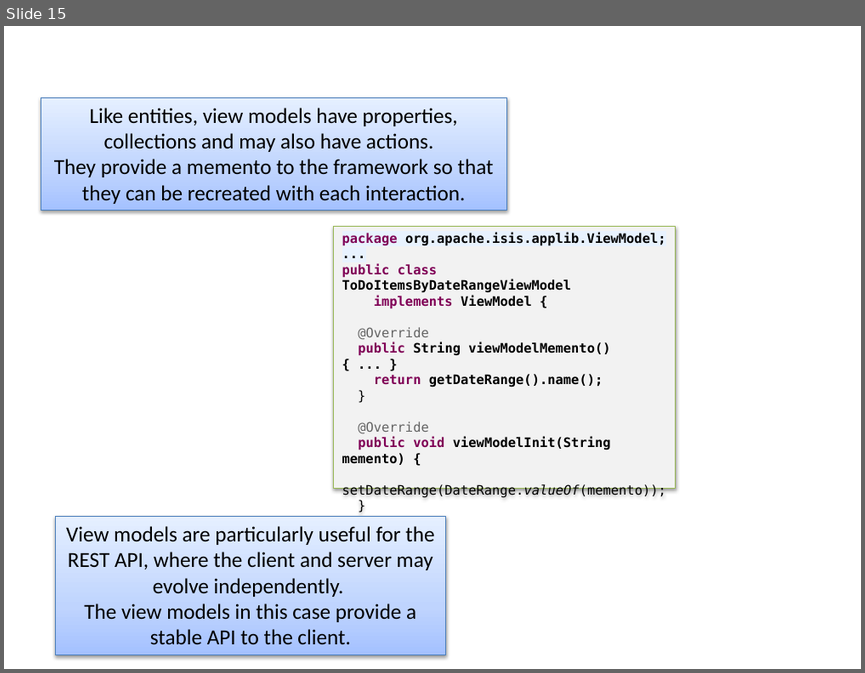
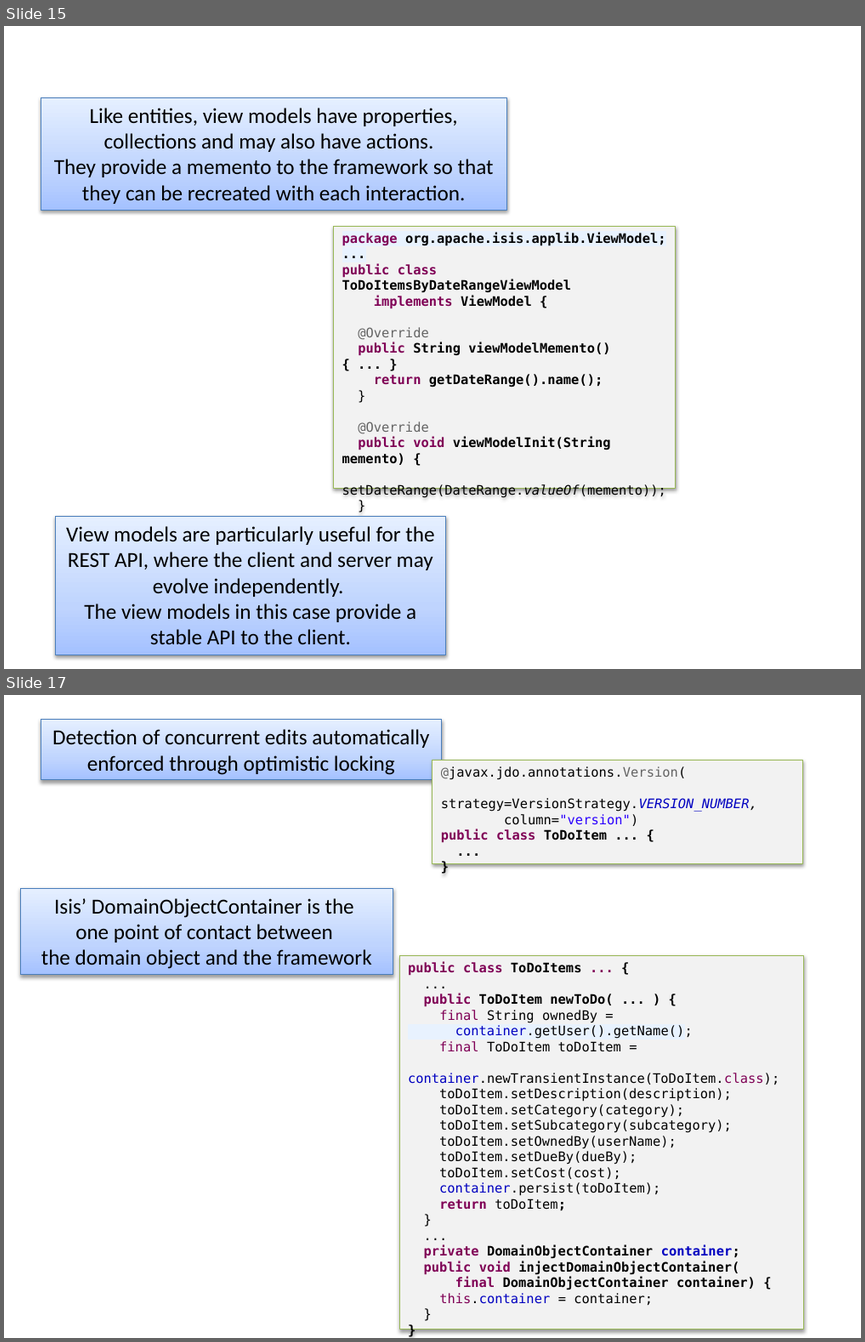
Before and after one commit to apache/causeway-site, a slide deck: content/images/screenshots2/screenshot-captions.pptx. Shown one above the other, each under a label of ours: slide 15 before the commit, slides 15 and 17 after it; the slides between them are not shown. The pictures are 865x673 and 865x1342 pixels, drawn with LibreOffice and Linux fonts; fonts in the diff are those of the drawing. Boxes give left, top, right and bottom in pixels: in the first picture for what was removed or moved away, otherwise in the second. Text is boxed around its words. In the diff, an @@ line names an element or a change of style, - is before the commit and + after.

```diff
--- a/content/images/screenshots2/screenshot-captions.pptx
+++ b/content/images/screenshots2/screenshot-captions.pptx
@@ slide 17 added at bbox=[4, 695, 861, 1338], background #FFFFFF @@
@@ rectangle added at bbox=[41, 720, 441, 781], fill gradient #A4C4FF to #BFD4FF to #E6EEFF, outline #4B7EBC 0.75 pt, 18 pt, text #000000 @@
+Detection of concurrent edits automatically enforced through optimistic locking
@@ rectangle added at bbox=[432, 760, 803, 864], fill #F2F2F2, outline #98B955 0.75 pt, 11 pt, text #000000 @@
+@javax.jdo.annotations.Version(
+strategy=VersionStrategy.VERSION_NUMBER,
+column="version")
+public class ToDoItem ... {
+...
+}
@@ rectangle added at bbox=[21, 888, 393, 975], fill gradient #A4C4FF to #BFD4FF to #E6EEFF, outline #4B7EBC 0.75 pt, 18 pt, text #000000 @@
+Isis’ DomainObjectContainer is the
+one point of contact between
+the domain object and the framework
@@ rectangle added at bbox=[399, 955, 803, 1329], fill #F2F2F2, outline #98B955 0.75 pt, 11 pt, text #000000 @@
+public class ToDoItems ... {
+...
+public ToDoItem newToDo( ... ) {
+final String ownedBy =
+container.getUser().getName();
+final ToDoItem toDoItem =
+container.newTransientInstance(ToDoItem.class);
+toDoItem.setDescription(description);
+toDoItem.setCategory(category);
+toDoItem.setSubcategory(subcategory);
+toDoItem.setOwnedBy(userName);
+toDoItem.setDueBy(dueBy);
+toDoItem.setCost(cost);
+container.persist(toDoItem);
+return toDoItem;
+}
+...
+private DomainObjectContainer container;
+public void injectDomainObjectContainer(
+final DomainObjectContainer container) {
+this.container = container;
+}
+}
```
Also in this commit, not shown: 1 slide changed, 6 other slides added, 4 slides removed, 1 other file.
